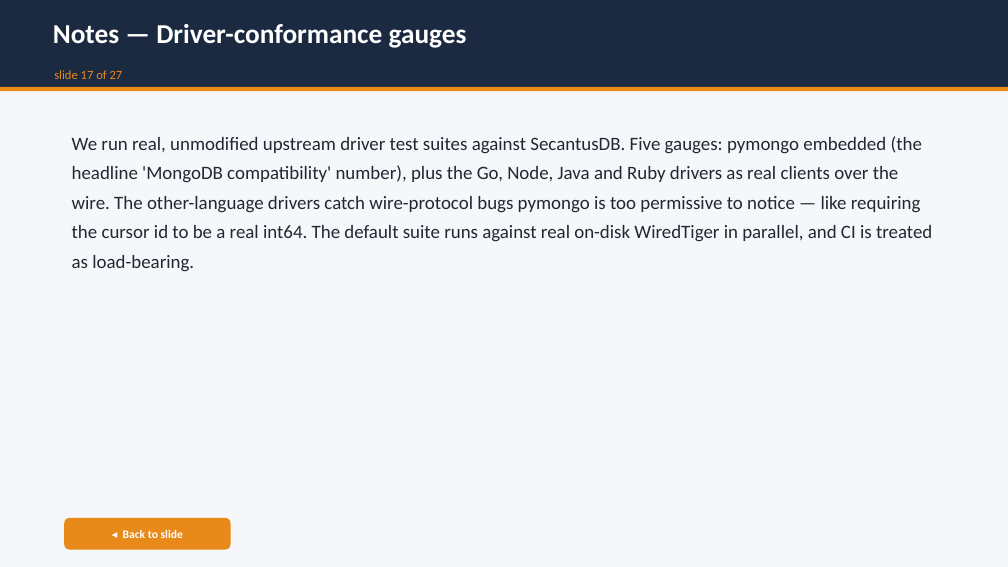
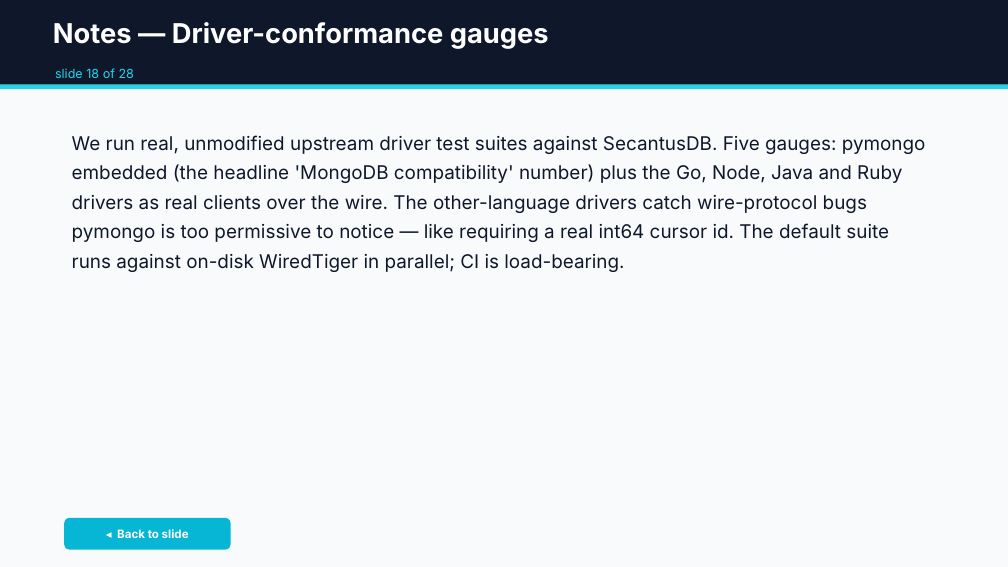
Before and after one commit to jdrumgoole/SecantusDB, a slide deck: slide 47 of docs/presentations/SecantusDB-overview.pptx (slide 45 before the commit). Drawn at 1008x567 pixels with LibreOffice and Linux fonts; fonts in the diff are those of the drawing. Boxes give left, top, right and bottom in pixels: in the first picture for what was removed or moved away, otherwise in the second. Text is boxed around its words. In the diff, an @@ line names an element or a change of style, - is before the commit and + after.

```diff
--- a/docs/presentations/SecantusDB-overview.pptx
+++ b/docs/presentations/SecantusDB-overview.pptx
@@ rectangle at (0, 0, 1008, 567): fill #F5F7FA to #F8FAFC @@
@@ rectangle at (0, 0, 1008, 85): fill #1B2A41 to #0F172A @@
@@ text "Notes — Driver-conformance gauges" at (53, 22, 549, 49): font Calibri to Inter @@
@@ rectangle at (0, 85, 1008, 89): fill #E88A1A to #22D3EE @@
@@ text at (55, 68, 134, 78): text changed; font Calibri to Inter; text colour #E88A1A to #22D3EE @@
-slide 17 of 27
+slide 18 of 28
@@ text at (72, 135, 926, 272): text changed; font Calibri to Inter; text colour #202833 to #0F172A @@
-We run real, unmodified upstream driver test suites against SecantusDB. Five gauges: pymongo embedded (the headline 'MongoDB compatibility' number), plus the Go, Node, Java and Ruby drivers as real clients over the wire. The other-language drivers catch wire-protocol bugs pymongo is too permissive to notice — like requiring the cursor id to be a real int64. The default suite runs against real on-disk WiredTiger in parallel, and CI is treated as load-bearing.
+We run real, unmodified upstream driver test suites against SecantusDB. Five gauges: pymongo embedded (the headline 'MongoDB compatibility' number) plus the Go, Node, Java and Ruby drivers as real clients over the wire. The other-language drivers catch wire-protocol bugs pymongo is too permissive to notice — like requiring a real int64 cursor id. The default suite runs against on-disk WiredTiger in parallel; CI is load-bearing.
@@ rounded rectangle "◂ Back to slide" at (64, 518, 231, 550): font Calibri to Inter; fill #E88A1A to #06B6D4 @@
```
Also in this commit, not shown: 52 other slides changed, 4 slides added, 2 slides removed, 4 other files.
